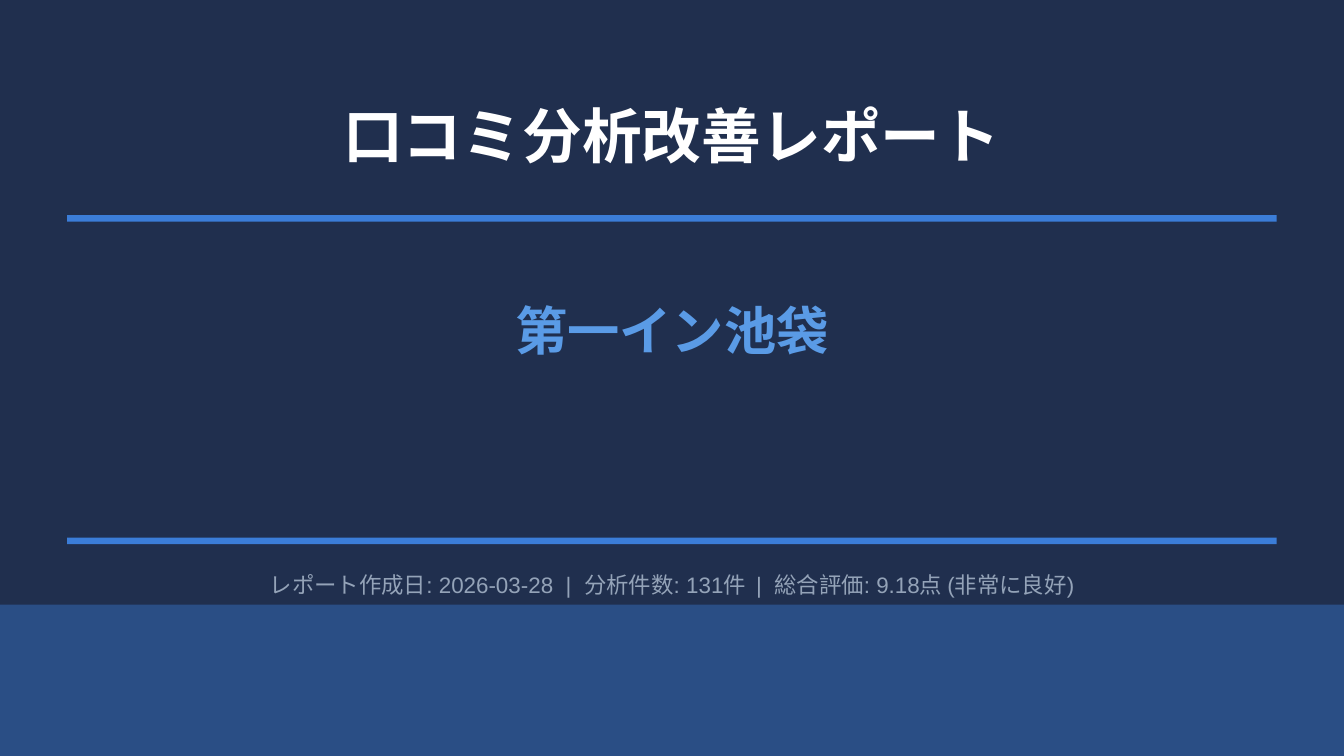
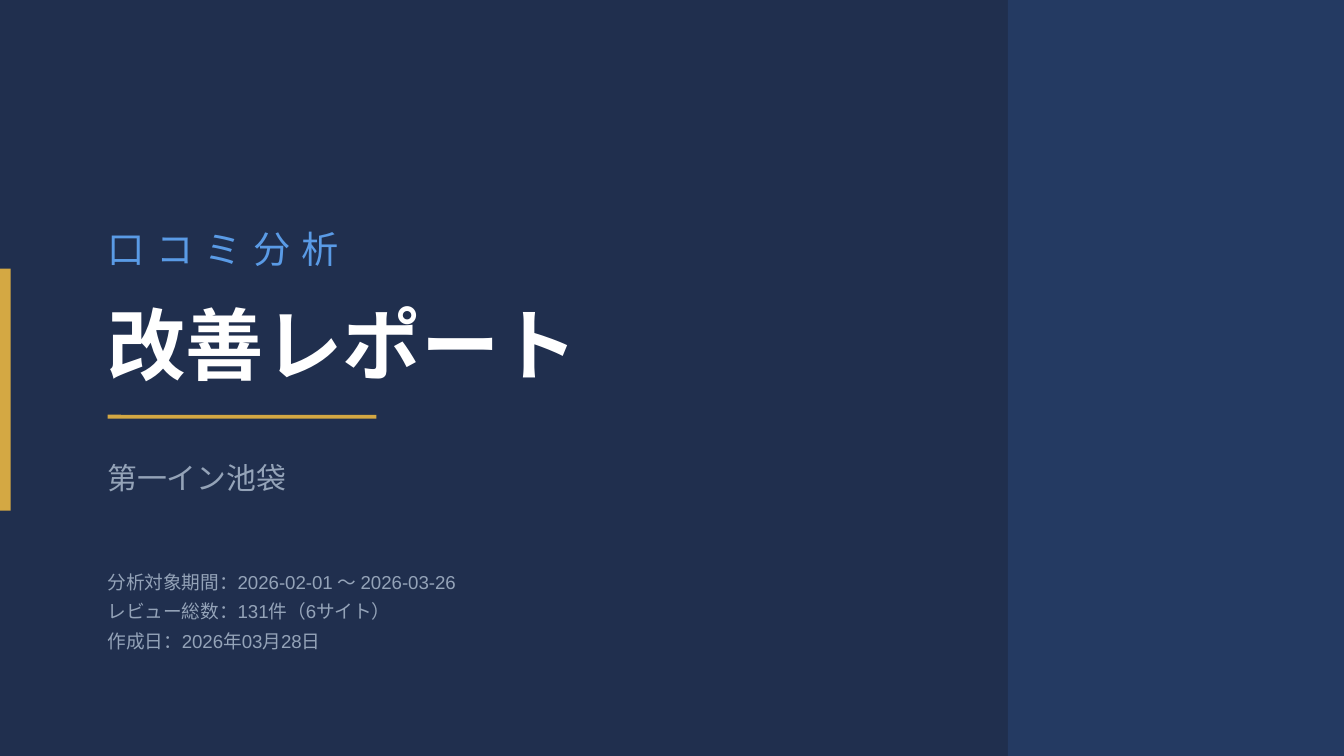
Before and after one commit to TAKAHASHIMITSUGU329/primechange-portal, a slide deck: slide 1 of 納品レポート/ホテル別レポート/daiichi_ikebukuro_口コミ分析レポート.pptx. Drawn at 1344x756 pixels with LibreOffice and Linux fonts; fonts in the diff are those of the drawing. Boxes give left, top, right and bottom in pixels: in the first picture for what was removed or moved away, otherwise in the second. Text is boxed around its words. In the diff, an @@ line names an element or a change of style, - is before the commit and + after.

```diff
--- a/納品レポート/ホテル別レポート/daiichi_ikebukuro_口コミ分析レポート.pptx
+++ b/納品レポート/ホテル別レポート/daiichi_ikebukuro_口コミ分析レポート.pptx
@@ rectangle added at [1008, 0, 1344, 755], fill #3B7DD8 at 15% opacity @@
@@ rectangle removed at [67, 215, 1277, 222] @@
@@ text at [107, 231, 339, 266]: text changed; size 32 to 20 pt; text colour #FFFFFF to #5A9BE6; bold off @@
-口コミ分析改善レポート
+口コミ分析
@@ rectangle added at [0, 269, 11, 511], fill #D4A843 @@
@@ text added at [107, 306, 578, 381], 42 pt, text #FFFFFF, bold @@
+改善レポート
@@ line added from (108, 417) to (376, 417), #D4A843 2 pt @@
@@ text "第一イン池袋": place and size @@
-text "第一イン池袋" at [515, 305, 828, 355]
+text "第一イン池袋" at [107, 464, 286, 492]
@@ text "第一イン池袋" at [107, 464, 286, 492]: size 28 to 16 pt, text colour #5A9BE6 to #94A3B8, bold off; alignment centre to left @@
@@ rectangle removed at [67, 538, 1277, 544] @@
@@ text at [107, 573, 456, 650]: text changed; size 12 to 10 pt @@
-レポート作成日: 2026-03-28 | 分析件数: 131件 | 総合評価: 9.18点 (非常に良好)
+分析対象期間：2026-02-01 〜 2026-03-26
+レビュー総数：131件（6サイト）
+作成日：2026年03月28日
@@ rectangle removed at [0, 605, 1344, 755] @@
```
Also in this commit, not shown: 1 other slide changed, 5 slides added, 6 slides removed, 37 other files.
